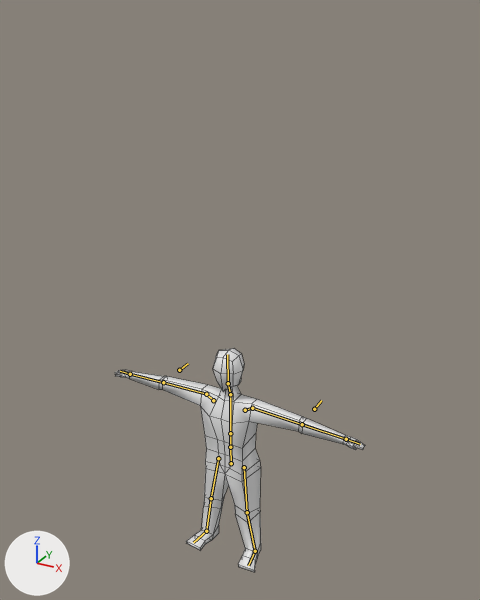
One commit to the Blender file blender/model.blend: the scene before it, then after it.
Camera for both pictures: a 50 mm lens placed at (12.7, -22.3, 12.4), pointed at (0.3, 0.2, 1.1). Arrows for +X, +Y and +Z are at lower left; the lights stay in place. The bones that bend it are drawn over the model as lines. Mesh edges are drawn as thin lines.
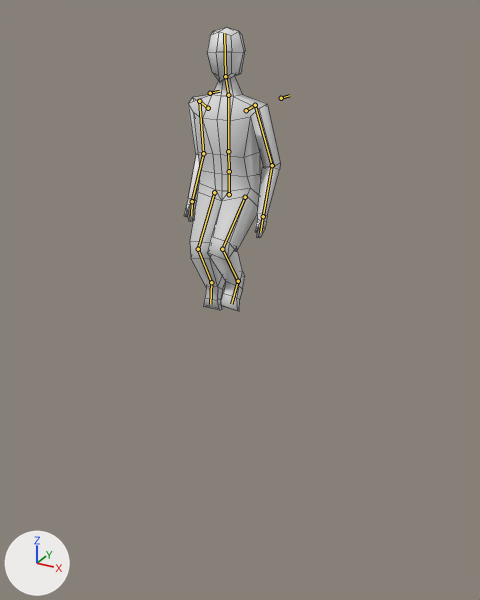
The newer file adds an action. The first version stands in its rest pose; the second is drawn at frame 10 of the action 'Humanoid.Jump.Ascend'.

Location of each change, [x1, y1, x2, y2] in pixels of the pictures (480 x 600 px):
'Cube', posed (61% narrower, 27% taller): before [115, 348, 365, 572]; after [184, 27, 280, 311]
bone 'Hip', root to tip: before (231, 463) to (230, 447); after (229, 194) to (229, 171)
bone 'R.Elbow.IK', root to tip: before (179, 370) to (188, 363); after (210, 93) to (219, 91)

The change in detail:
Bone 'Hip' (bone_hip) moves from (0.0, 0.0, 0.0) to (0.0, 12.85, 0.0).
Bone 'L.Knee.IK' (bone_l_knee_ik) moves from (0.0, 0.0, 0.0) to (0.0, 0.0, 13.05).
Bone 'R.Knee.IK' (bone_r_knee_ik) moves from (0.0, 0.0, 0.0) to (0.0, 0.0, 13.05).
Bone 'L.Arm.IK' (bone_l_arm_ik) moves from (0.0, 0.0, 0.0) to (8.82, -4.17, -0.33).
Bone 'L.Arm.IK' (bone_l_arm_ik) turns from (0, 0, 0) to (-11, 2, 90) degrees about its own x, y and z.
Bone 'L.Heel.IK' (bone_l_heel_ik) moves from (0.0, 0.0, 0.0) to (0.85, -0.14, -14.01).
Bone 'L.Heel.IK' (bone_l_heel_ik) turns from (0, 0, 0) to (-56, 7, 8) degrees about its own x, y and z.
Bone 'R.Arm.IK' (bone_r_arm_ik) moves from (0.0, 0.0, 0.0) to (-8.9, -4.27, -0.04).
Bone 'R.Arm.IK' (bone_r_arm_ik) turns from (0, 0, 0) to (-5, 4, -86) degrees about its own x, y and z.
Bone 'R.Heel.IK' (bone_r_heel_ik) moves from (0.0, 0.0, 0.0) to (-0.49, 0.14, -13.58).
Bone 'R.Heel.IK' (bone_r_heel_ik) turns from (0, 0, 0) to (-85, -9, 5) degrees about its own x, y and z.
Bone 'R.Elbow.IK' (bone_r_elbow_ik) moves from (0.0, 0.0, 0.0) to (2.0, 0.0, 13.05).
